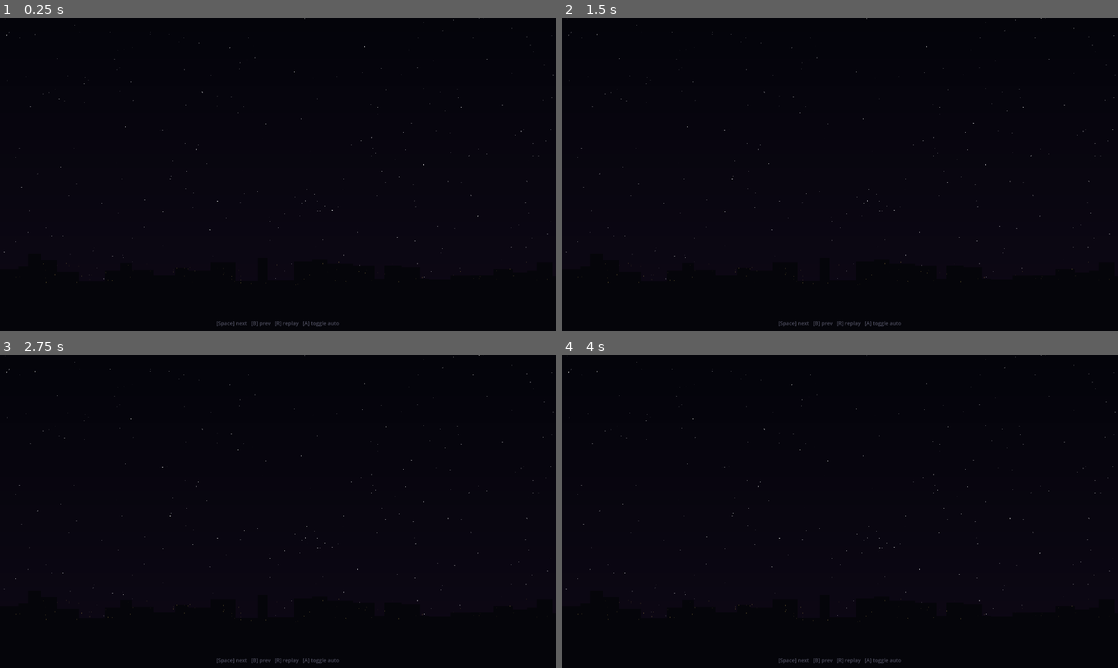
Above: before the commit, frames 1-4 (two rows, left to right).
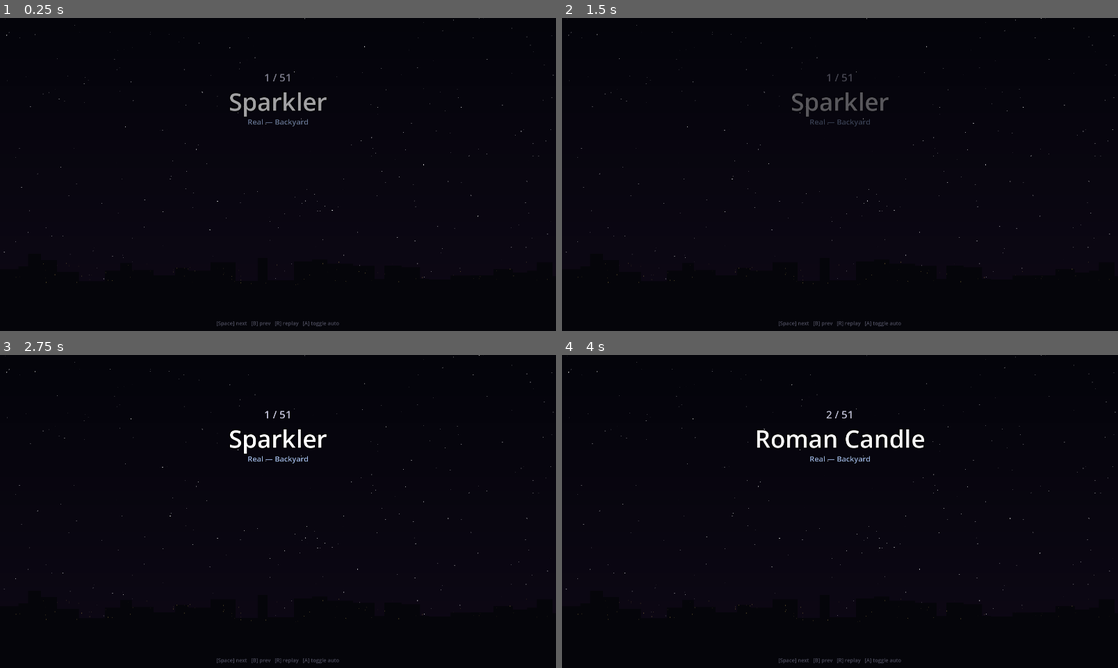
Above: after the commit, the same moments.

Repository: missingpagestudios/fireworks-demo
Game: Godot game, scene res://scenes/main.tscn
The game is run twice, just before and just after one commit, with the same random seed, the same clock (stepped at 60 frames per second) and the same inputs.
Inputs:
- Up to frame 1 (0.25 s): no input
- Up to frame 2 (1.5 s): tap Space (next_firework) at 0.6 s; tap Enter at 1.25 s; tap B (prev_firework) at 1.35 s
- Up to frame 3 (2.75 s): tap Space (next_firework) at 2 s; tap R (replay_firework) at 2.1 s
- Up to frame 4 (4 s): tap Enter at 2.75 s; tap A (toggle_auto) at 2.85 s; tap Space (next_firework) at 3.5, 3.6 s

The runs differ from the first frame. In frame 1, 0.5% of the frame differs, in the area x 41-59%, y 17-35%; in frame 2, 0.5%; in frame 3, 0.5%; in frame 4, 0.8%, in the area x 35-66%, y 17-35%.
Error before the commit: Parse Error: Cannot infer the type of "spread_x" variable because the value doesn't have a set type. (res://scripts/firework_bursts.gd:799)

Commit message:
Fix type inference errors in _drone_swarm
abs() and int*float expressions returned Variant, breaking := infer.
Use explicit float types and absf() for the formation math.

Diff:
--- a/scripts/firework_bursts.gd
+++ b/scripts/firework_bursts.gd
@@ -792,16 +792,16 @@
 	var rng = field.rng
 	# Each drone is a small mortar that flies in formation, then bursts into its
 	# own miniature firework. The swarm fans out from a V-formation.
-	var count := 18
+	var count: int = 18
 	var palette = [COL_CYAN, COL_PINK, COL_GREEN, COL_YELLOW, COL_PURPLE, COL_ORANGE]
 	for i in count:
-		var off_i = float(i) - count * 0.5
-		var spread_x := off_i * 60.0
-		var spread_y := -abs(off_i) * 20.0   # V shape
-		var target := pos + Vector2(spread_x, spread_y - rng.randf_range(60, 140))
+		var off_i: float = float(i) - float(count) * 0.5
+		var spread_x: float = off_i * 60.0
+		var spread_y: float = -absf(off_i) * 20.0   # V shape
+		var target: Vector2 = pos + Vector2(spread_x, spread_y - rng.randf_range(60, 140))
 		# Drone trail from center to target over ~0.9s
-		var t_trav := 0.9
-		var v0 := (target - pos) / t_trav
+		var t_trav: float = 0.9
+		var v0: Vector2 = (target - pos) / t_trav
 		var col: Color = palette[i % palette.size()]
 		# Spawn the drone as a colored mortar particle that bursts on death
 		field.particles.append({
